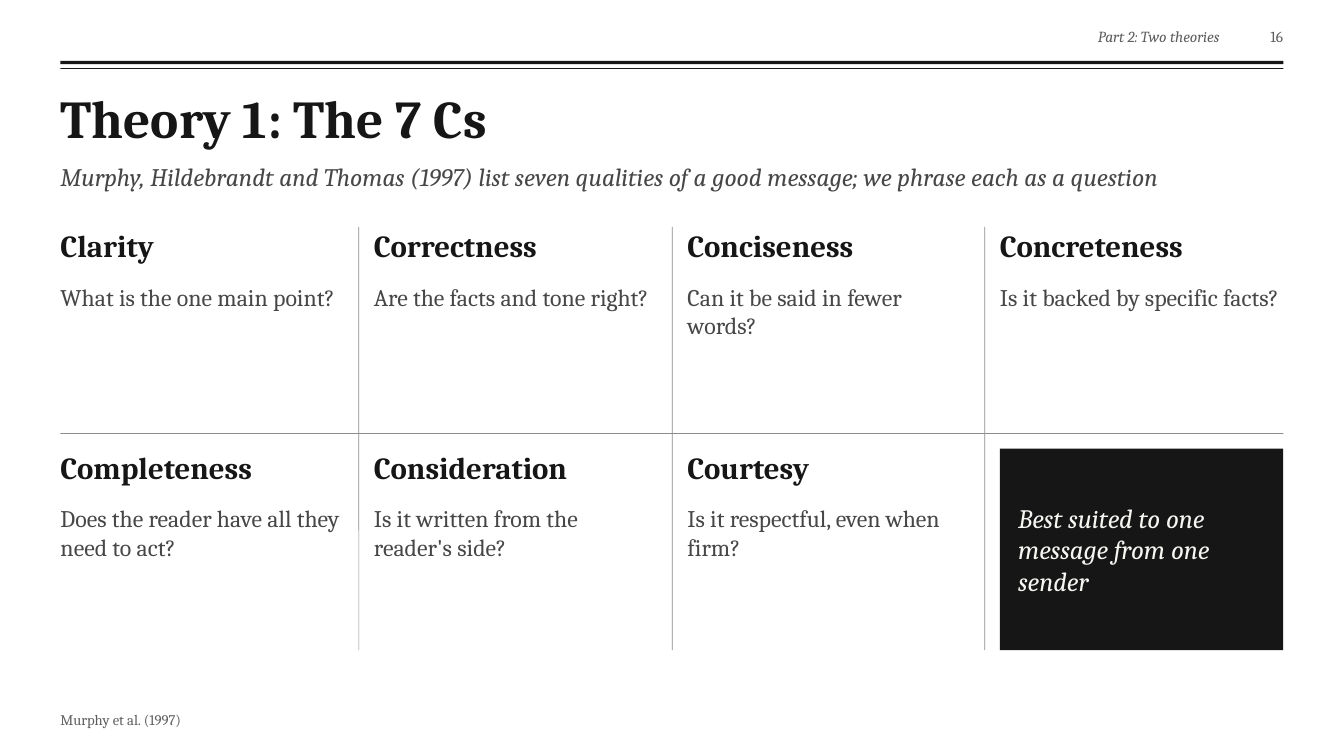
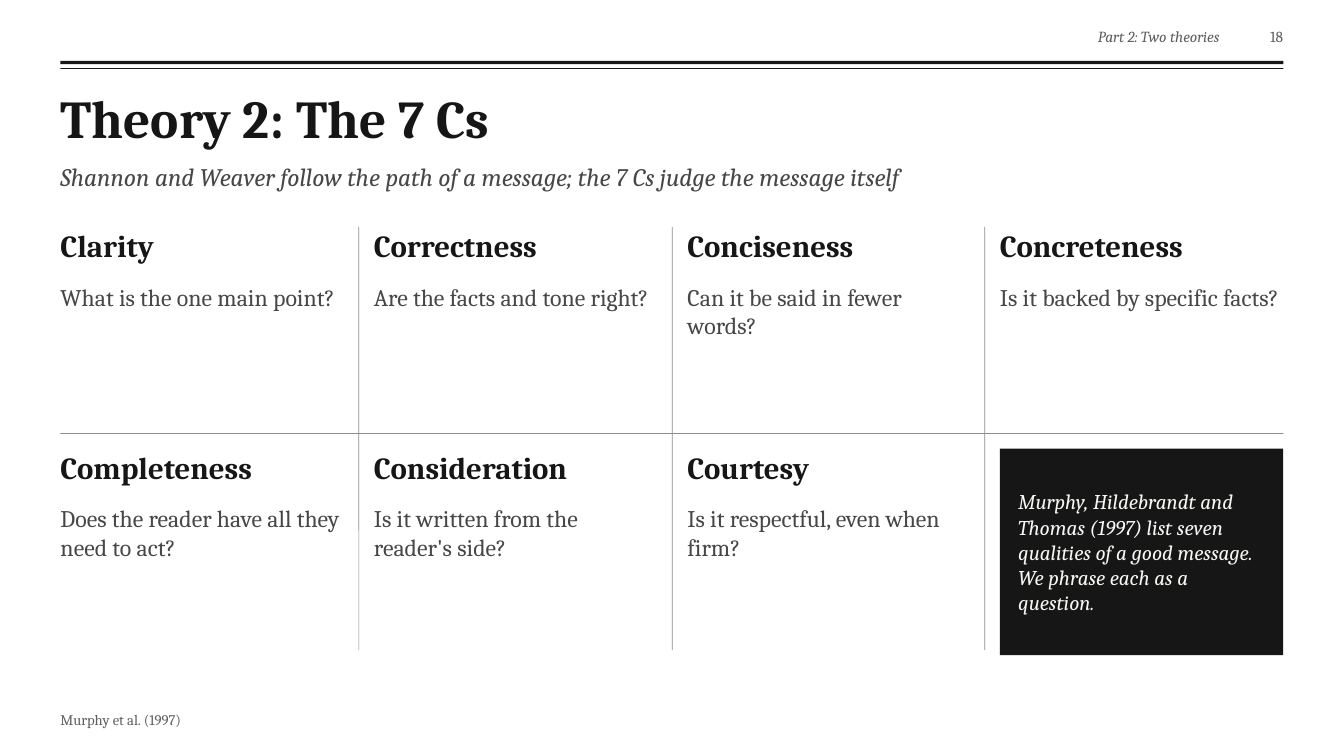
Before and after one commit to fengyiqicoder/fumadocs, a slide deck: slide 18 of dowding-presentation/Dowding_Effective_Communication.pptx (slide 16 before the commit). Drawn at 1344x756 pixels with LibreOffice and Linux fonts; fonts in the diff are those of the drawing; background and template pictures are left out. Boxes give left, top, right and bottom in pixels: in the first picture for what was removed or moved away, otherwise in the second. Text is boxed around its words. In the diff, an @@ line names an element or a change of style, - is before the commit and + after.

```diff
--- a/dowding-presentation/Dowding_Effective_Communication.pptx
+++ b/dowding-presentation/Dowding_Effective_Communication.pptx
@@ page number at <box>1270,31,1283,42</box>: text changed @@
-16
+18
@@ text at <box>60,101,489,149</box>: text changed @@
-Theory 1: The 7 Cs
+Theory 2: The 7 Cs
@@ text at <box>60,168,899,192</box>: text changed @@
-Murphy, Hildebrandt and Thomas (1997) list seven qualities of a good message; we phrase each as a question
+Shannon and Weaver follow the path of a message; the 7 Cs judge the message itself
@@ rectangle: place and size @@
-rectangle at <box>1000,449,1284,650</box>
+rectangle at <box>1000,449,1284,655</box>
@@ text at <box>1018,494,1253,615</box>: text changed; size 19 to 15 pt @@
-Best suited to one message from one sender
+Murphy, Hildebrandt and Thomas (1997) list seven qualities of a good message. We phrase each as a question.
```
Also in this commit, not shown: 21 other slides changed, 2 slides added, 4 slides removed, 2 other files.
